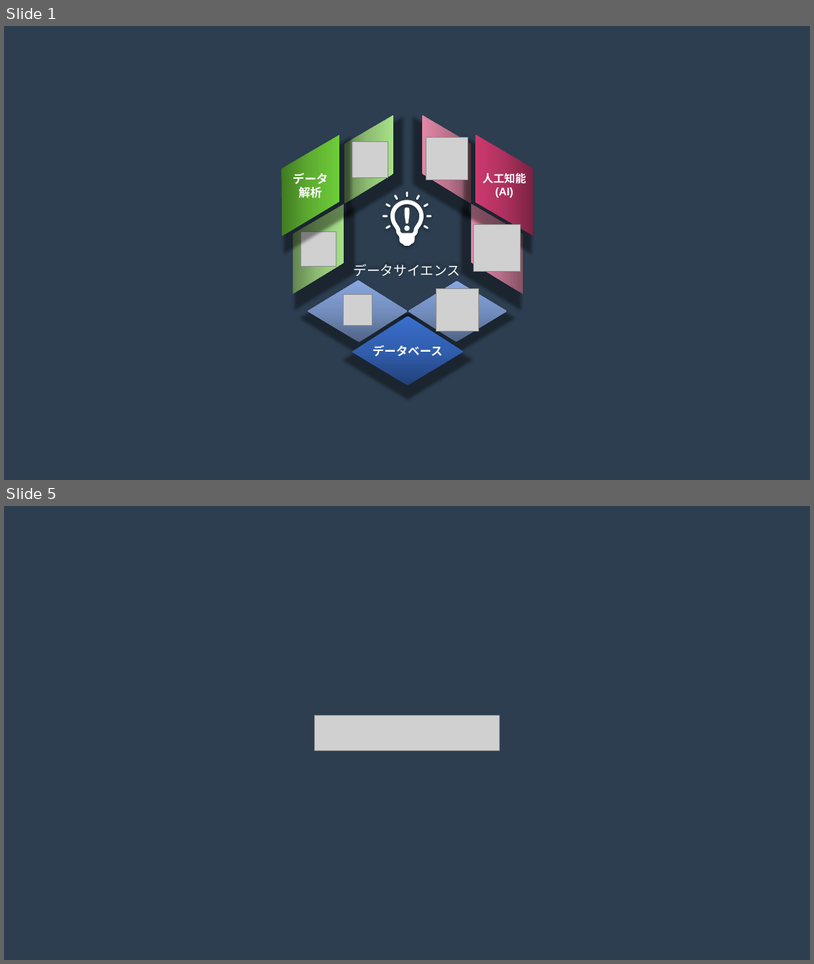
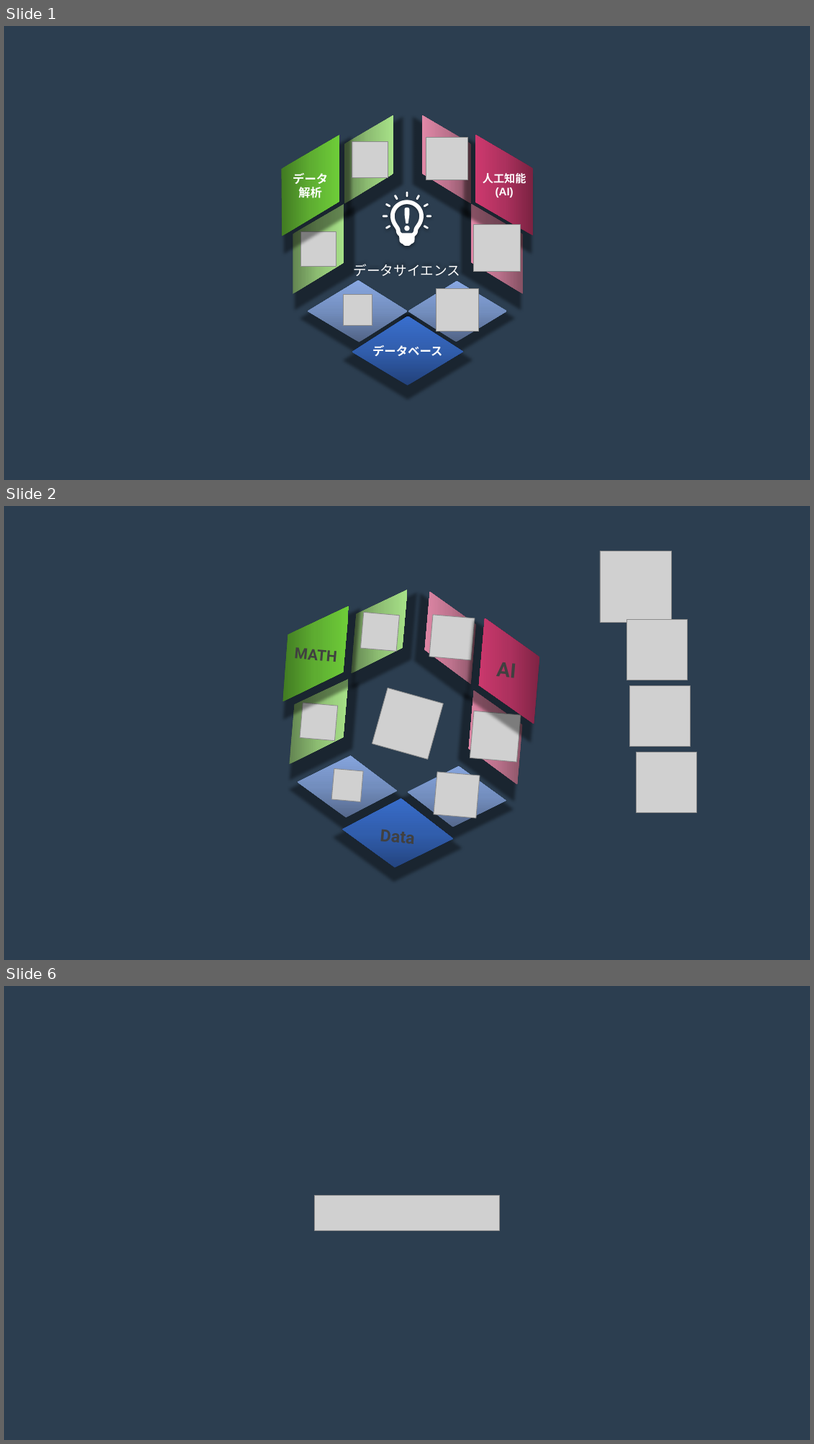
Before and after one commit to st-data-science/st-data-science.github.io, a slide deck: images/data_science.pptx. Shown one above the other, each under a label of ours: slides 1 and 5 before the commit, slides 1, 2 and 6 after it; the slides between them are not shown. The pictures are 814x964 and 814x1444 pixels, drawn with LibreOffice and Linux fonts; fonts in the diff are those of the drawing; grey boxes stand for pictures. Boxes give left, top, right and bottom in pixels: in the first picture for what was removed or moved away, otherwise in the second. Text is boxed around its words. In the diff, an @@ line names an element or a change of style, - is before the commit and + after.

Commit message:
change data science image

```diff
--- a/images/data_science.pptx
+++ b/images/data_science.pptx
@@ slide 2 added at box(4, 506, 810, 960), background #2C3E50 @@
@@ picture added at box(600, 551, 671, 622) @@
@@ picture added at box(627, 619, 687, 680) @@
@@ group added at box(280, 590, 533, 867): 9 freeform shapes, 7 pictures, 3 texts @@
+AI
+Data
+MATH
@@ picture added at box(630, 686, 691, 746) @@
@@ picture added at box(637, 752, 697, 812) @@
@@ what was slide 5 is now slide 6 @@
```
Also in this commit, not shown: 1 slide changed, 4 other files.
